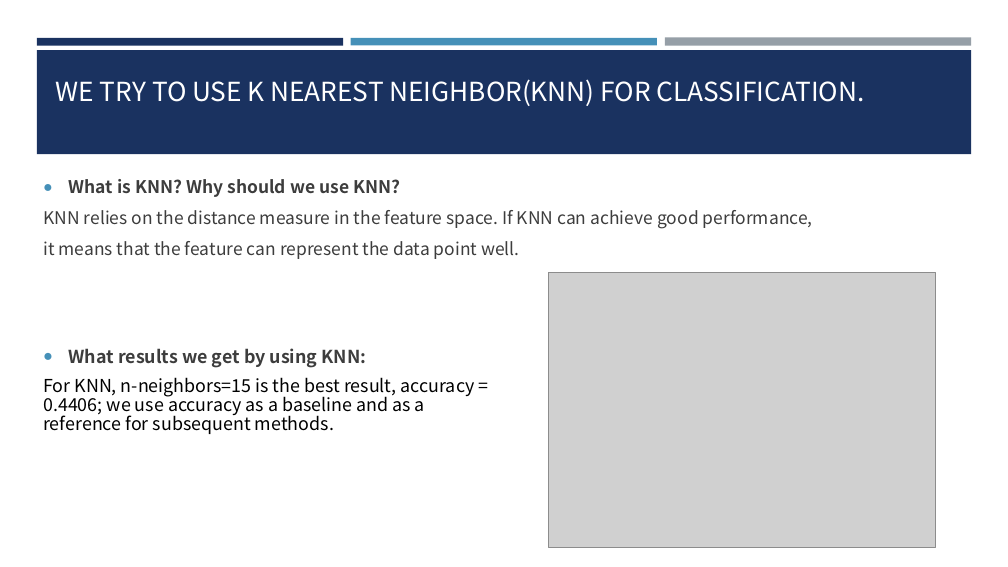
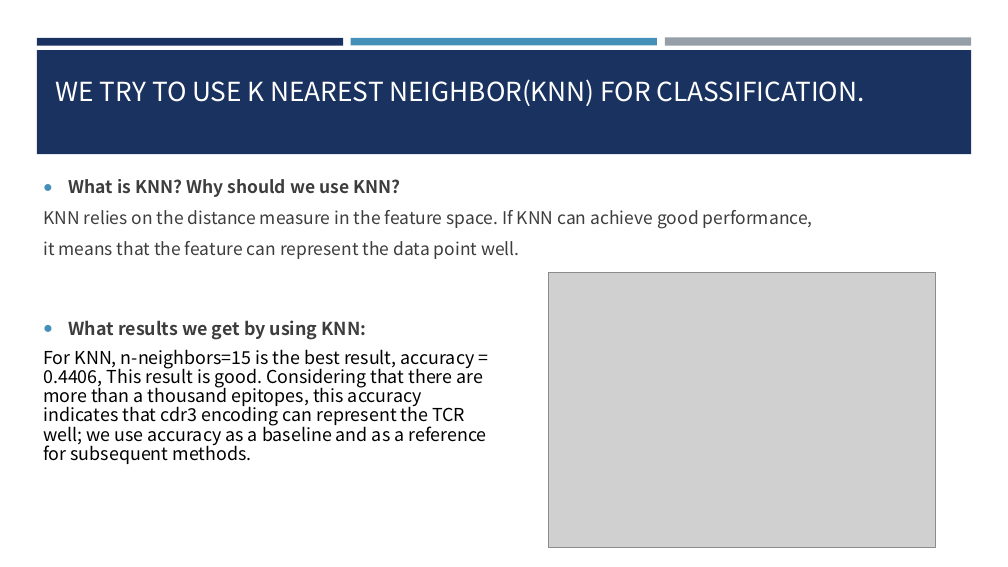
Before and after one commit to UoB-DSMP-2023-24/dsmp-2024-group4, a slide deck: slide 3 of Mini-project midterm report-.pptx. Drawn at 1008x567 pixels with LibreOffice and Linux fonts; fonts in the diff are those of the drawing; grey boxes stand for pictures. Boxes give left, top, right and bottom in pixels: in the first picture for what was removed or moved away, otherwise in the second. Text is boxed around its words. In the diff, an @@ line names an element or a change of style, - is before the commit and + after.

```diff
--- a/Mini-project midterm report-.pptx
+++ b/Mini-project midterm report-.pptx
@@ text at (43,349,486,464): text changed @@
-For KNN, n-neighbors=15 is the best result, accuracy = 0.4406; we use accuracy as a baseline and as a reference for subsequent methods.
+For KNN, n-neighbors=15 is the best result, accuracy = 0.4406, This result is good. Considering that there are more than a thousand epitopes, this accuracy indicates that cdr3 encoding can represent the TCR well; we use accuracy as a baseline and as a reference for subsequent methods.
```
Also in this commit, not shown: 3 other slides changed.
